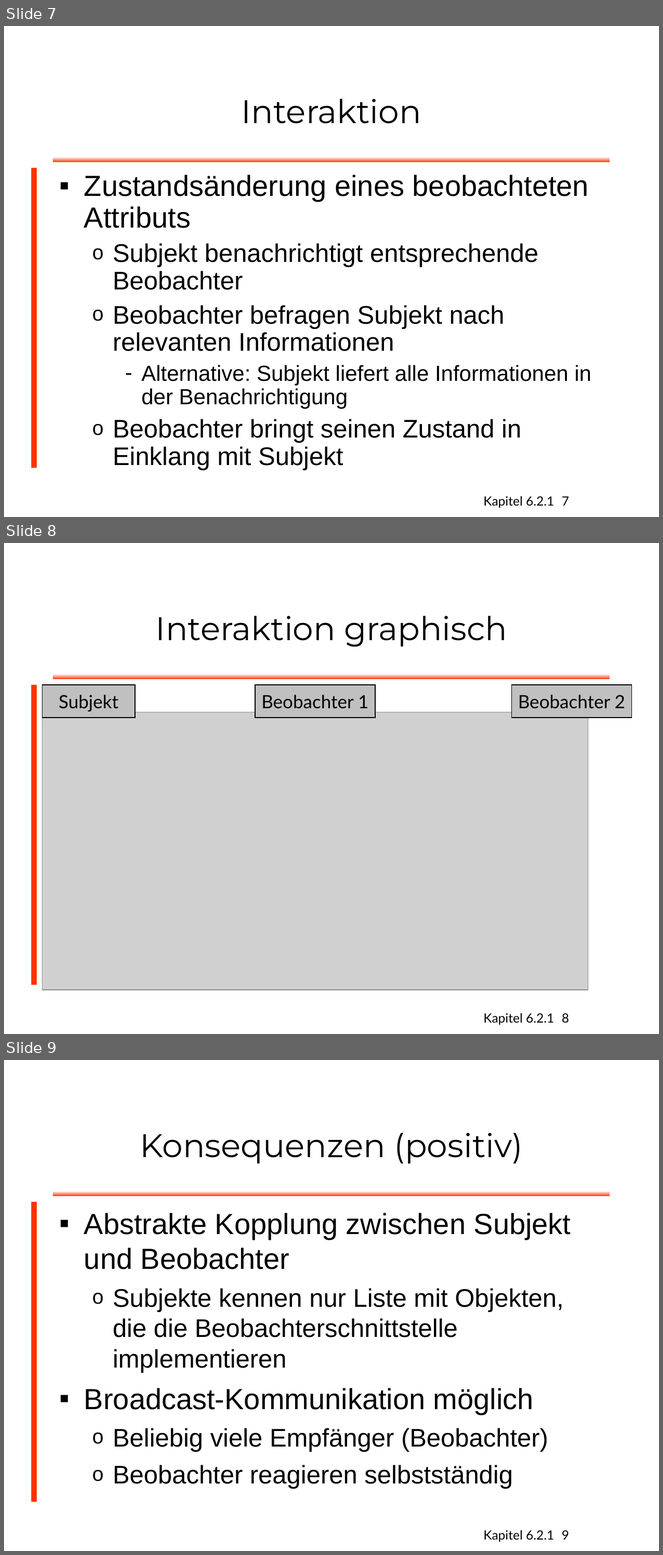
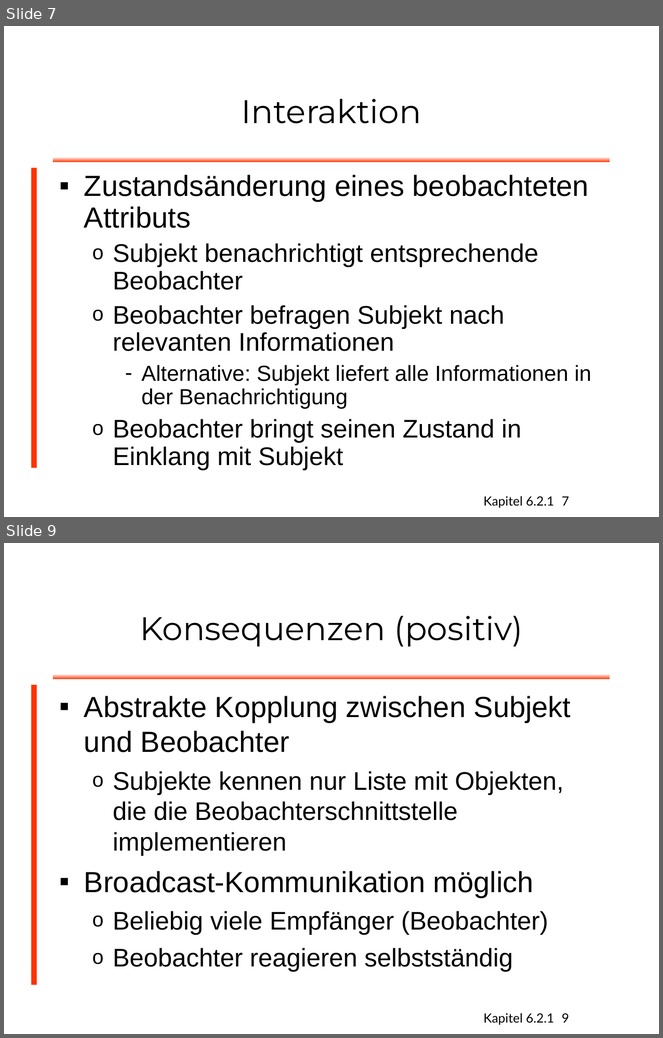
Before and after one commit to dlindner/vorlesung-se2-dhbw, a slide deck: added_2003/Entwurfsmuster/Entwurfsmuster Beobachter.odp. Shown one above the other, each under a label of ours: slides 7, 8 and 9 before the commit, slides 7 and 9 after it; the slides between them are not shown. The pictures are 663x1555 and 663x1038 pixels, drawn with LibreOffice and Linux fonts; fonts in the diff are those of the drawing; grey boxes stand for pictures; background and template pictures are left out. Boxes give left, top, right and bottom in pixels: in the first picture for what was removed or moved away, otherwise in the second. Text is boxed around its words. In the diff, an @@ line names an element or a change of style, - is before the commit and + after.

Commit message:
Besseres Interaktions-Diagramm für den Beobachter

```diff
--- a/added_2003/Entwurfsmuster/Entwurfsmuster Beobachter.odp
+++ b/added_2003/Entwurfsmuster/Entwurfsmuster Beobachter.odp
@@ slide 8 removed at (4,543,659,1034), background #FFFFFF; not listed: 3 template elements that a slide beside it also shows @@
@@ title removed at (156,616,507,647) @@
-Interaktion graphisch
@@ rectangle removed at (42,685,135,718) @@
-Subjekt
@@ rectangle removed at (255,685,375,718) @@
-Beobachter 1
@@ rectangle removed at (512,685,632,718) @@
-Beobachter 2
@@ picture removed at (42,712,588,990) @@
@@ page number removed at (562,1014,569,1023) @@
-8
```
Also in this commit, not shown: 1 slide added.
